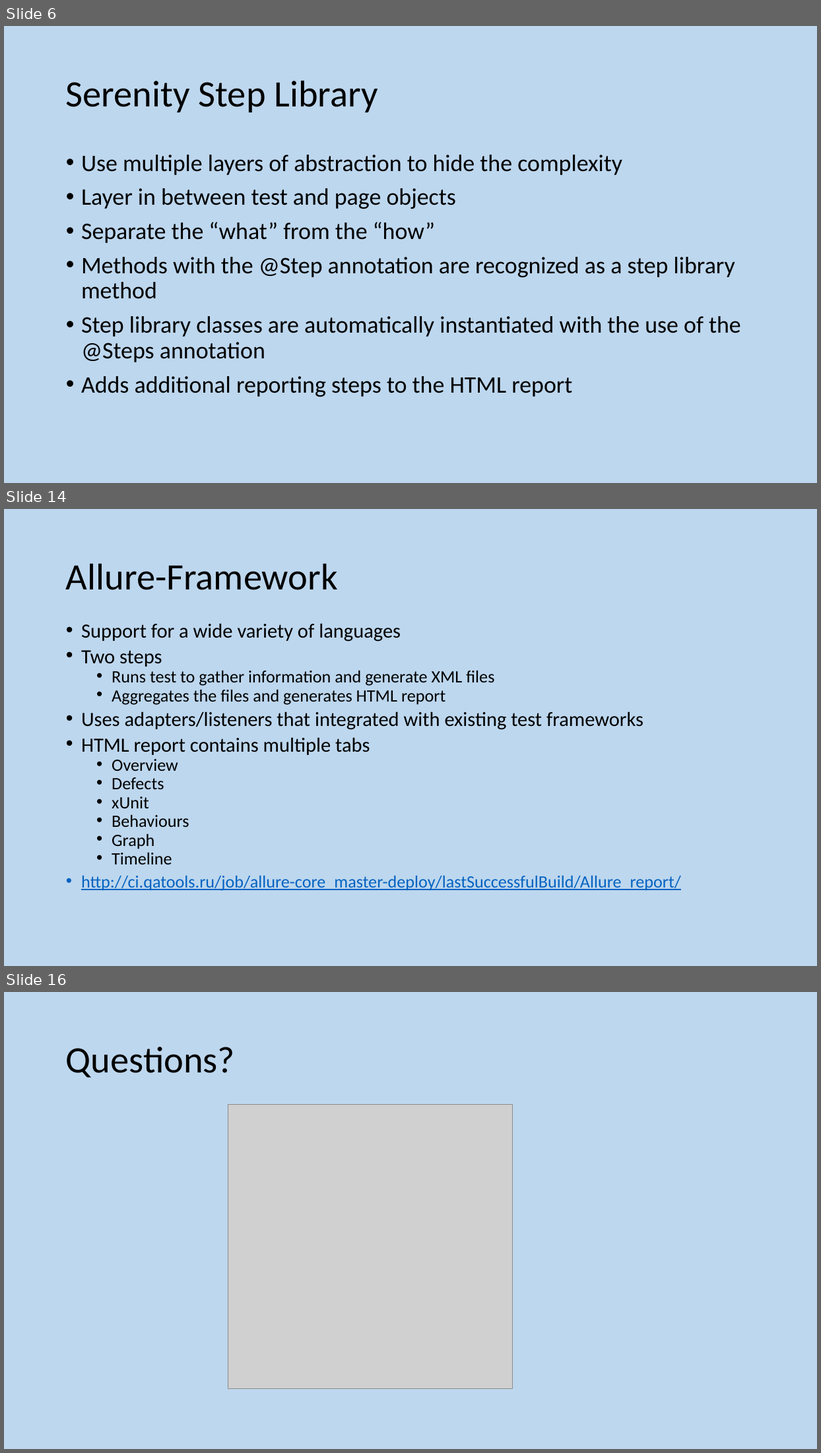
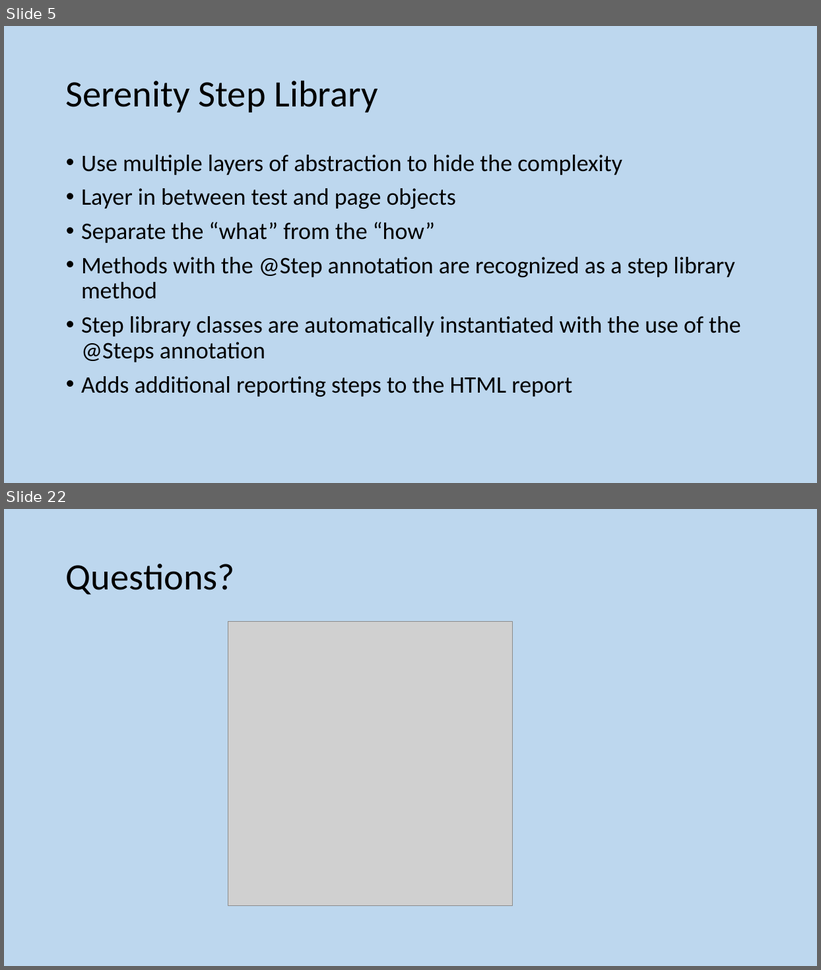
Before and after one commit to GeeChao/serenityjourneydemo, a slide deck: STAG - Screenplay demo.pptx. Shown one above the other, each under a label of ours: slides 6, 14 and 16 before the commit, slides 5 and 22 after it; the slides between them are not shown. The pictures are 821x1453 and 821x970 pixels, drawn with LibreOffice and Linux fonts; fonts in the diff are those of the drawing; grey boxes stand for pictures. Boxes give left, top, right and bottom in pixels: in the first picture for what was removed or moved away, otherwise in the second. Text is boxed around its words. In the diff, an @@ line names an element or a change of style, - is before the commit and + after.

```diff
--- a/STAG - Screenplay demo.pptx
+++ b/STAG - Screenplay demo.pptx
@@ slide 14 removed at [4,509,817,966], background #BDD7EE @@
@@ title removed at [66,563,338,590] @@
-Allure-Framework
@@ text removed at [81,623,681,891] @@
-• Support for a wide variety of languages
-• Two steps
-  • Runs test to gather information and generate XML files
-  • Aggregates the files and generates HTML report
-• Uses adapters/listeners that integrated with existing test frameworks
-• HTML report contains multiple tabs
-  • Overview
-  • Defects
-  • xUnit
-  • Behaviours
-  • Graph
-  • Timeline
-• http://ci.qatools.ru/job/allure-core_master-deploy/lastSuccessfulBuild/Allure_report/
@@ what was slide 6 is now slide 5 @@
@@ what was slide 16 is now slide 22 @@
```
Also in this commit, not shown: 3 slides changed, 16 slides added, 9 other slides removed.
